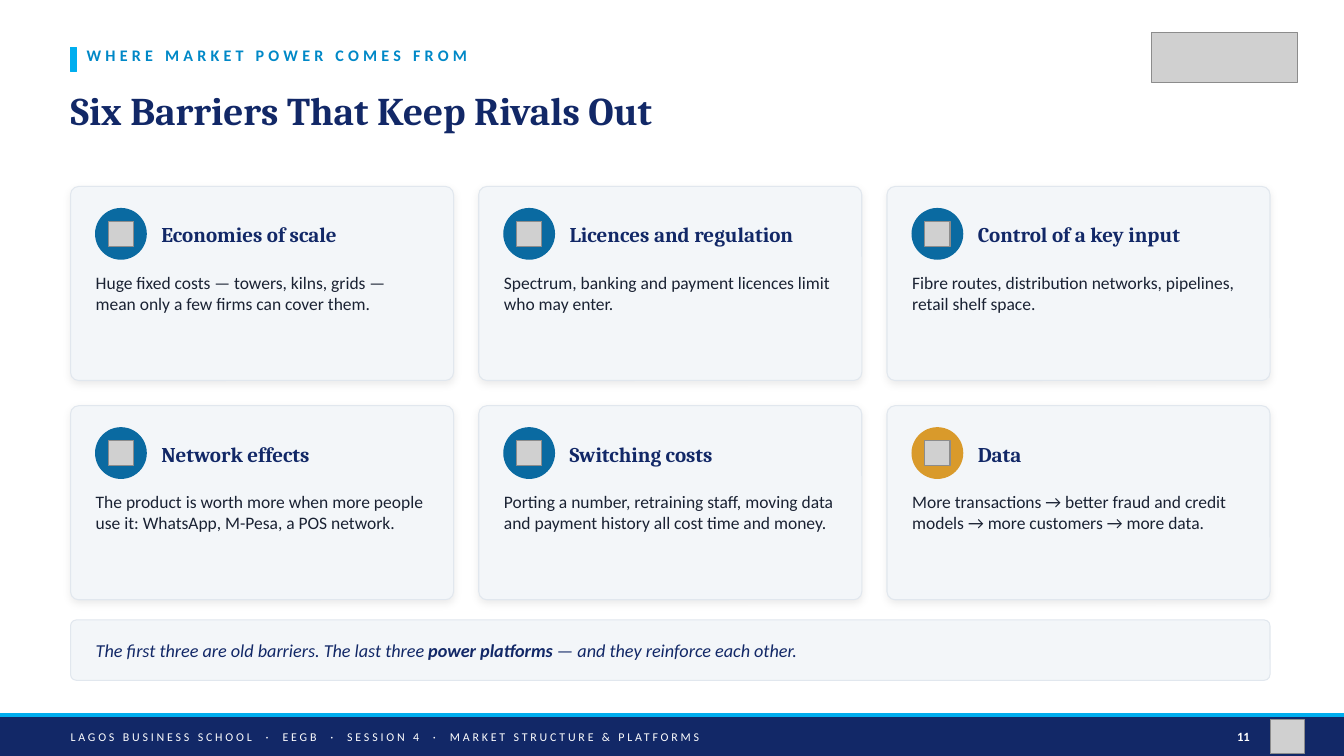
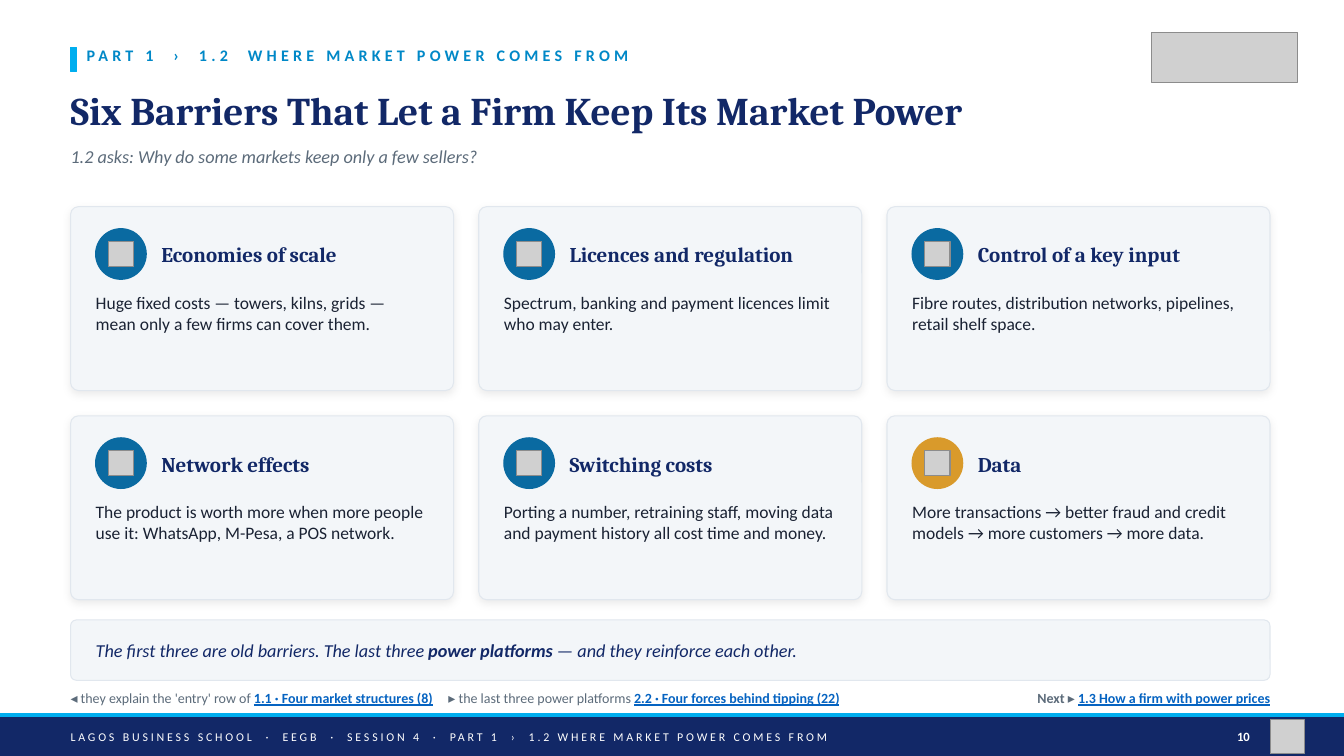
Before and after one commit to adibongo/eegb, a slide deck: slide 10 of sessions/s04/slides/EEGB_S04_Market_Structure_Platforms_Competition_Policy.pptx (slide 11 before the commit). Drawn at 1344x756 pixels with LibreOffice and Linux fonts; fonts in the diff are those of the drawing; grey boxes stand for pictures. Boxes give left, top, right and bottom in pixels: in the first picture for what was removed or moved away, otherwise in the second. Text is boxed around its words. In the diff, an @@ line names an element or a change of style, - is before the commit and + after.

```diff
--- a/sessions/s04/slides/EEGB_S04_Market_Structure_Platforms_Competition_Policy.pptx
+++ b/sessions/s04/slides/EEGB_S04_Market_Structure_Platforms_Competition_Policy.pptx
@@ text at box(145, 50, 628, 61): text changed @@
-WHERE MARKET POWER COMES FROM
+PART 1 › 1.2 WHERE MARKET POWER COMES FROM
@@ text at box(71, 97, 963, 134): text changed @@
-Six Barriers That Keep Rivals Out
+Six Barriers That Let a Firm Keep Its Market Power
@@ text added at box(71, 150, 477, 166), 13 pt, text #5C6B7A, italic @@
+1.2 asks: Why do some markets keep only a few sellers?
@@ rounded rectangle: place and size @@
-rounded rectangle at box(71, 187, 454, 381)
+rounded rectangle at box(71, 207, 454, 390)
@@ rounded rectangle: place and size @@
-rounded rectangle at box(479, 187, 862, 381)
+rounded rectangle at box(479, 207, 862, 390)
@@ proportions changed in 6 elements at box(71, 415, 454, 599), box(479, 415, 862, 599), box(887, 415, 1270, 599), box(71, 207, 454, 390), box(479, 207, 862, 390), box(887, 207, 1270, 390) @@
@@ rounded rectangle: place and size @@
-rounded rectangle at box(887, 187, 1270, 381)
+rounded rectangle at box(887, 207, 1270, 390)
@@ 3 pictures, 3 texts, 3 ellipses: place and size @@
-3 pictures, 3 texts, 3 ellipses at box(96, 209, 1180, 259)
+3 pictures, 3 texts, 3 ellipses at box(96, 229, 1180, 279)
@@ text "Huge fixed costs — towers, ...": place and size @@
-text "Huge fixed costs — towers, ..." at box(96, 277, 370, 313)
+text "Huge fixed costs — towers, ..." at box(96, 297, 370, 333)
@@ text "Spectrum, banking and payment licences ...": place and size @@
-text "Spectrum, banking and payment licences ..." at box(504, 277, 830, 313)
+text "Spectrum, banking and payment licences ..." at box(504, 297, 830, 333)
@@ text "Fibre routes, distribution networks, pipelines, ...": place and size @@
-text "Fibre routes, distribution networks, pipelines, ..." at box(912, 277, 1234, 313)
+text "Fibre routes, distribution networks, pipelines, ..." at box(912, 297, 1234, 333)
@@ rounded rectangle: place and size @@
-rounded rectangle at box(71, 406, 454, 601)
+rounded rectangle at box(71, 415, 454, 599)
@@ rounded rectangle: place and size @@
-rounded rectangle at box(479, 406, 862, 601)
+rounded rectangle at box(479, 415, 862, 599)
@@ rounded rectangle: place and size @@
-rounded rectangle at box(887, 406, 1270, 601)
+rounded rectangle at box(887, 415, 1270, 599)
@@ 3 pictures, 3 texts, 3 ellipses: place and size @@
-3 pictures, 3 texts, 3 ellipses at box(96, 429, 1022, 479)
+3 pictures, 3 texts, 3 ellipses at box(96, 438, 1022, 488)
@@ text "The product is worth more ...": place and size @@
-text "The product is worth more ..." at box(96, 496, 423, 532)
+text "The product is worth more ..." at box(96, 506, 423, 542)
@@ text "Porting a number, retraining staff, ...": place and size @@
-text "Porting a number, retraining staff, ..." at box(504, 496, 833, 532)
+text "Porting a number, retraining staff, ..." at box(504, 506, 833, 542)
@@ text "More transactions → better fraud ...": place and size @@
-text "More transactions → better fraud ..." at box(912, 496, 1226, 529)
+text "More transactions → better fraud ..." at box(912, 506, 1226, 539)
@@ text added at box(81, 691, 840, 707), 10 pt, text #0563C1, bold, underline @@
+◂ they explain the 'entry' row of 1.1 · Four market structures (8) ▸ the last three power platforms 2.2 · Four forces behind tipping (22)
@@ text added at box(1037, 693, 1270, 706), 10 pt, text #0563C1, bold, underline @@
+Next ▸ 1.3 How a firm with power prices
@@ text at box(71, 733, 827, 741): text changed @@
-LAGOS BUSINESS SCHOOL · EEGB · SESSION 4 · MARKET STRUCTURE & PLATFORMS
+LAGOS BUSINESS SCHOOL · EEGB · SESSION 4 · PART 1 › 1.2 WHERE MARKET POWER COMES FROM
@@ text at box(1237, 732, 1250, 741): text changed @@
-11
+10
```
Also in this commit, not shown: 38 other slides changed, 2 slides added, 1 slide removed, 11 other files.
